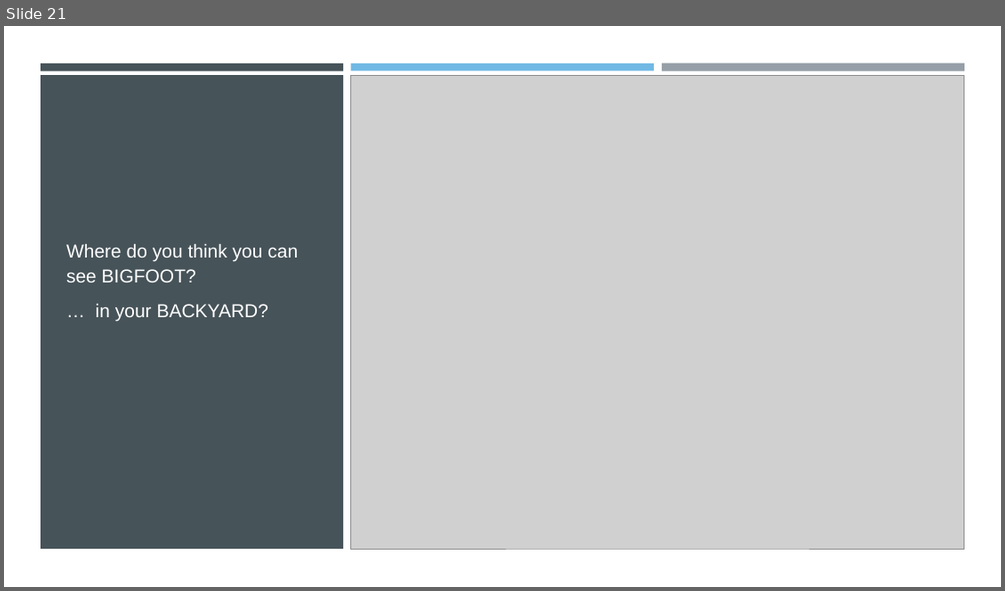
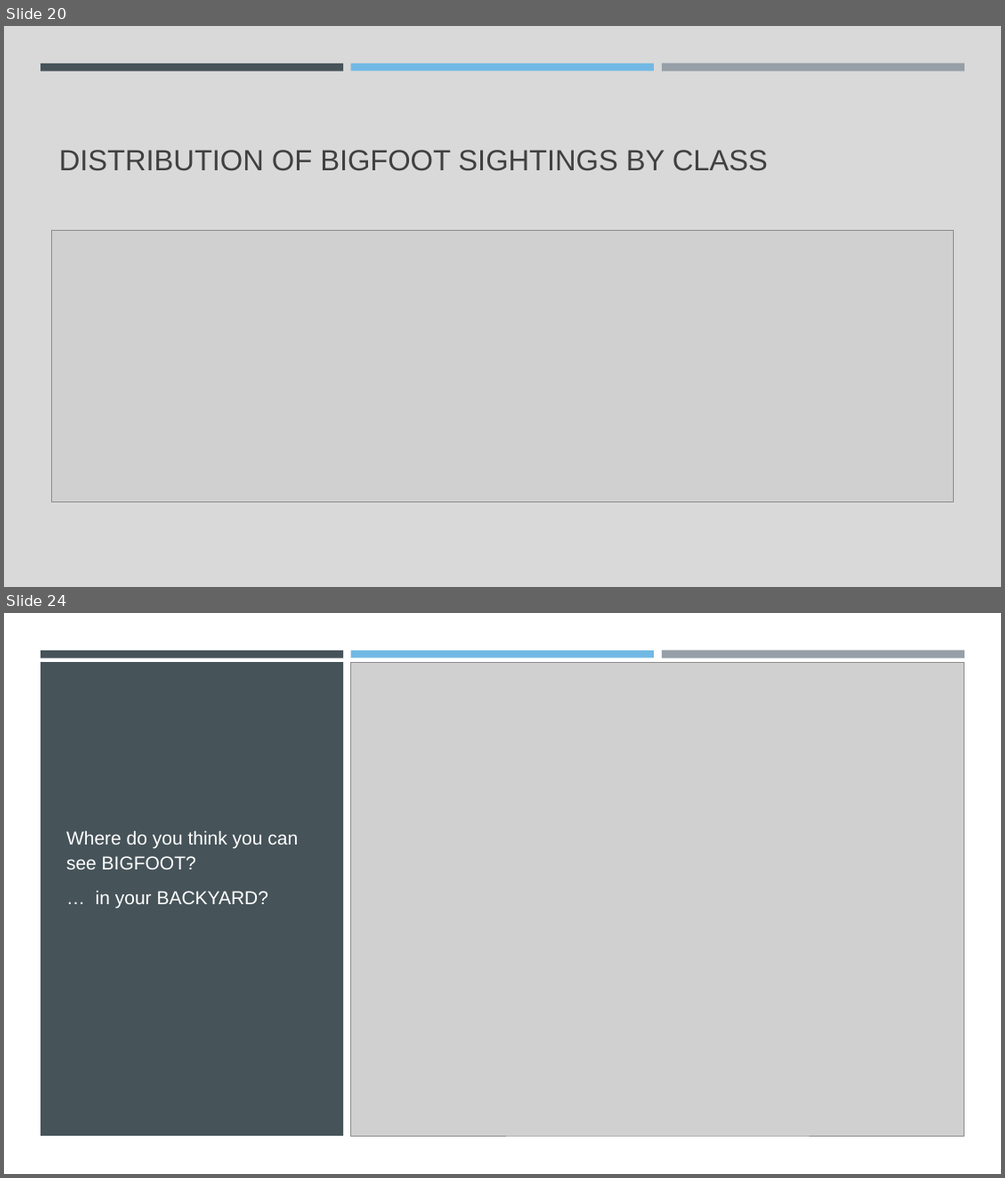
Before and after one commit to CBPher24/Where_has_bigfoot_been, a slide deck: Team 3.pptx. Shown one above the other, each under a label of ours: slide 21 before the commit, slides 20 and 24 after it; the slides between them are not shown. The pictures are 1005x591 and 1005x1178 pixels, drawn with LibreOffice and Linux fonts; fonts in the diff are those of the drawing; grey boxes stand for pictures. Boxes give left, top, right and bottom in pixels: in the first picture for what was removed or moved away, otherwise in the second. Text is boxed around its words. In the diff, an @@ line names an element or a change of style, - is before the commit and + after.

```diff
--- a/Team 3.pptx
+++ b/Team 3.pptx
@@ slide 20 added at box(4, 26, 1001, 587), background #D9D9D9 @@
@@ rectangle added at box(40, 63, 343, 70), fill #465359 @@
@@ rectangle added at box(351, 63, 654, 70), fill #71B9E4 @@
@@ rectangle added at box(662, 63, 964, 71), fill #969FA7 @@
@@ title added at box(59, 150, 768, 171), 28 pt, text #404040 @@
+DISTRIBUTION OF BIGFOOT SIGHTINGS BY CLASS
@@ picture added at box(52, 231, 954, 501) @@
@@ what was slide 21 is now slide 24 @@
```
Also in this commit, not shown: 10 slides changed, 2 other slides added, 15 other files.
